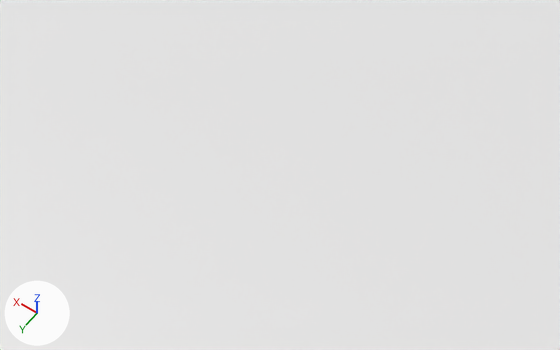
An edit to the Blender file visualize.blend, drawn before and after from the same camera.
Before and after are seen from a camera (50 mm lens) standing at (0.95, 15.14, 13.57) and looking at (7.05, 6.6, 0.15). Every picture has the same lights, and +X, +Y and +Z are marked at lower left. Mesh edges are drawn as thin lines.

The older version as bpy lines, for what is in view:
```python
me_cone = bpy.data.meshes.new('Cone')
me_cone.from_pydata(...)  # a 32-sided cone pointing to +z spanning x -1.0..1.0, y -1.0..1.0, z -1.0..1.0
me_cone.materials.append(mat_material_001)  # blue #3a48e7
me_cylinder = bpy.data.meshes.new('Cylinder')
me_cylinder.from_pydata(...)  # a 32-sided cylinder along z spanning x -1.0..1.0, y -1.0..1.0, z -1.0..1.0
me_cylinder.materials.append(mat_material)  # its picture is missing
me_plane = bpy.data.meshes.new('Plane')
me_plane.from_pydata([(-1.0, -1.0, 0.0), (1.0, -1.0, 0.0), (-1.0, 1.0, 0.0), (1.0, 1.0, 0.0)], [], [(0, 1, 3, 2)])
ob_cone = bpy.data.objects.new('Cone', me_cone)
ob_cone.location = (5.0, 5.0, 0.3)
ob_cone.scale = (0.1, 0.1, 0.3)
ob_cone.hide_viewport = True
ob_cylinder = bpy.data.objects.new('Cylinder', me_cylinder)
ob_cylinder.location = (5.0, 5.0, 0.0)
ob_cylinder.scale = (1.0, 1.0, 0.01)
ob_cylinder.hide_viewport = True
ob_plane = bpy.data.objects.new('Plane', me_plane)
ob_plane.location = (0.0, 0.0, -0.01)
ob_plane.scale = (1000.0, 1000.0, 1.0)
```
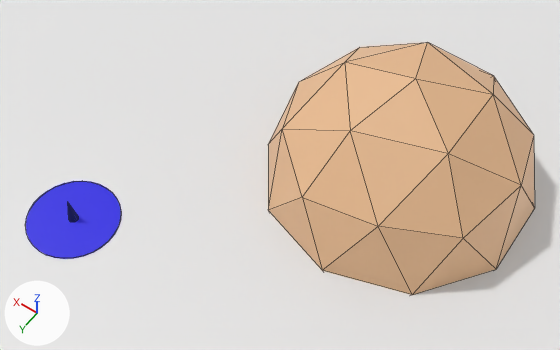
Boxes (x1, y1, x2, y2) around the edits, measured in the pictures (560 x 350 px):
'Icosphere', added (beige): after (268, 42, 535, 295)
'Cylinder', shown: after (25, 181, 121, 259)
'Cone', shown: after (68, 203, 78, 222)

Edits to the bpy script that builds the scene:
```text
Add mat_material_002:
    mat_material_002 = principled_material('Material.002')
    mat_material_002.base_color = (0.8, 0.49, 0.274)  # beige #e7ba8f
Add me_icosphere:
    me_icosphere.from_pydata(...)  # an icosphere of 80 faces spanning x -0.95..0.95, y -1.0..1.0, z -1.0..1.0
    me_icosphere.materials.append(mat_material_002)  # beige #e7ba8f
Change ob_cone:
    ob_cone.location: (5.0, 5.0, 0.3) -> (10.0, 10.0, 0.3)
    remove ob_cone.hide_viewport = True
Change ob_cylinder:
    ob_cylinder.location: (5.0, 5.0, 0.0) -> (10.0, 10.0, 0.0)
    remove ob_cylinder.hide_viewport = True
Add ob_icosphere:
    ob_icosphere = bpy.data.objects.new('Icosphere', me_icosphere)
    ob_icosphere.location = (5.0, 5.0, 0.0)
    ob_icosphere.scale = (3.0, 3.0, 3.0)
```
